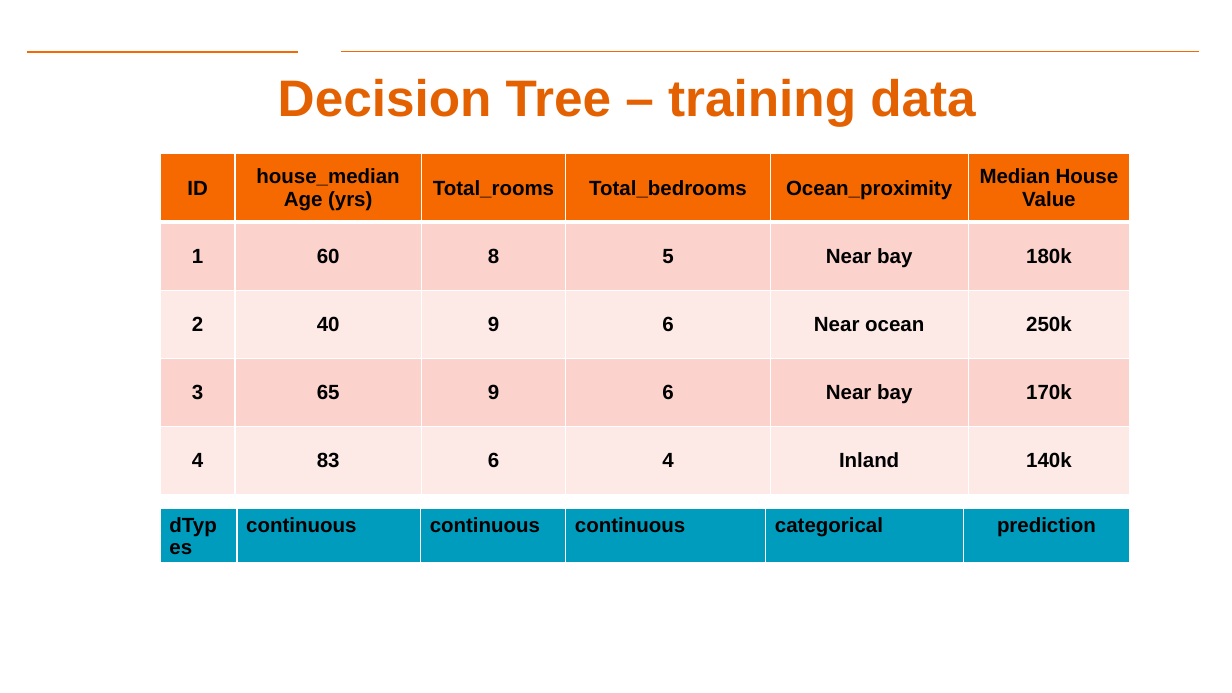
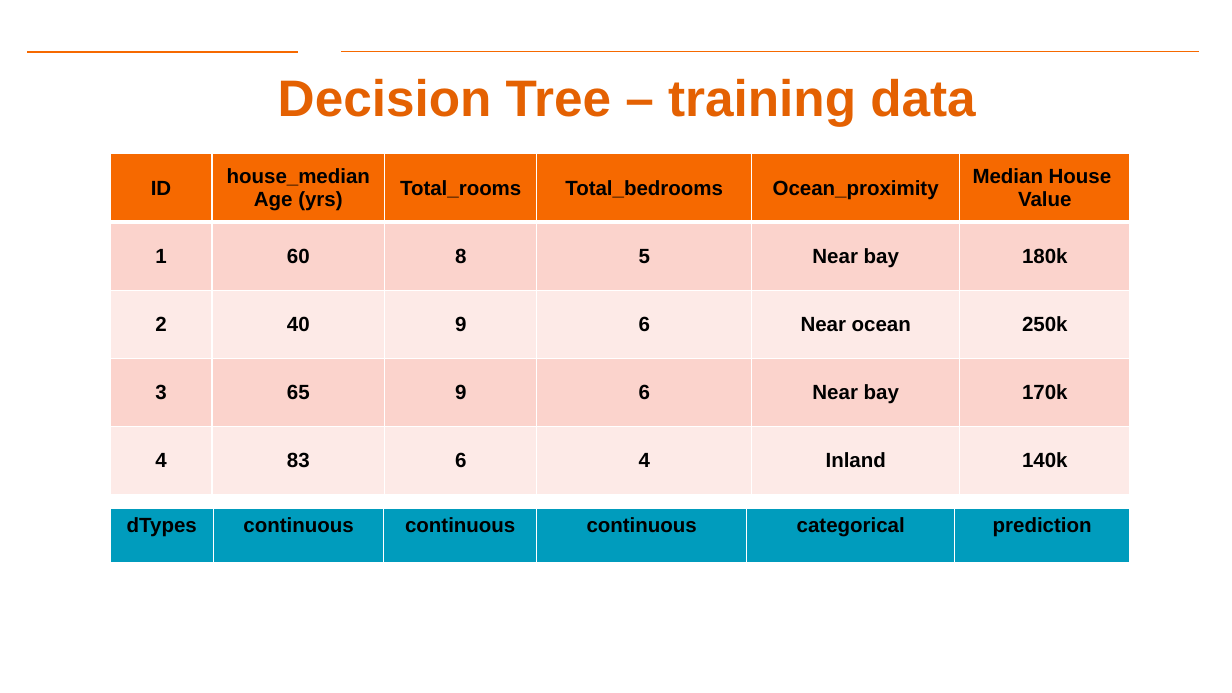
Before and after one commit to gk5951/RIT-DSCI-633-FDS, a slide deck: slide 15 of Syllabus/Lecture06/Lec06.pptx. Drawn at 1232x693 pixels with LibreOffice and Linux fonts; fonts in the diff are those of the drawing; background and template pictures are left out. Boxes give left, top, right and bottom in pixels: in the first picture for what was removed or moved away, otherwise in the second. Text is boxed around its words. In the diff, an @@ line names an element or a change of style, - is before the commit and + after.

```diff
--- a/Syllabus/Lecture06/Lec06.pptx
+++ b/Syllabus/Lecture06/Lec06.pptx
@@ table: place and size @@
-table at box(160, 154, 1130, 495)
+table at box(110, 154, 1130, 495)
@@ table at box(110, 509, 1131, 567) @@
@@ alignment left to centre @@
@@ table: place and size @@
-table at box(160, 509, 1129, 567)
+table at box(110, 509, 1131, 567)
```
